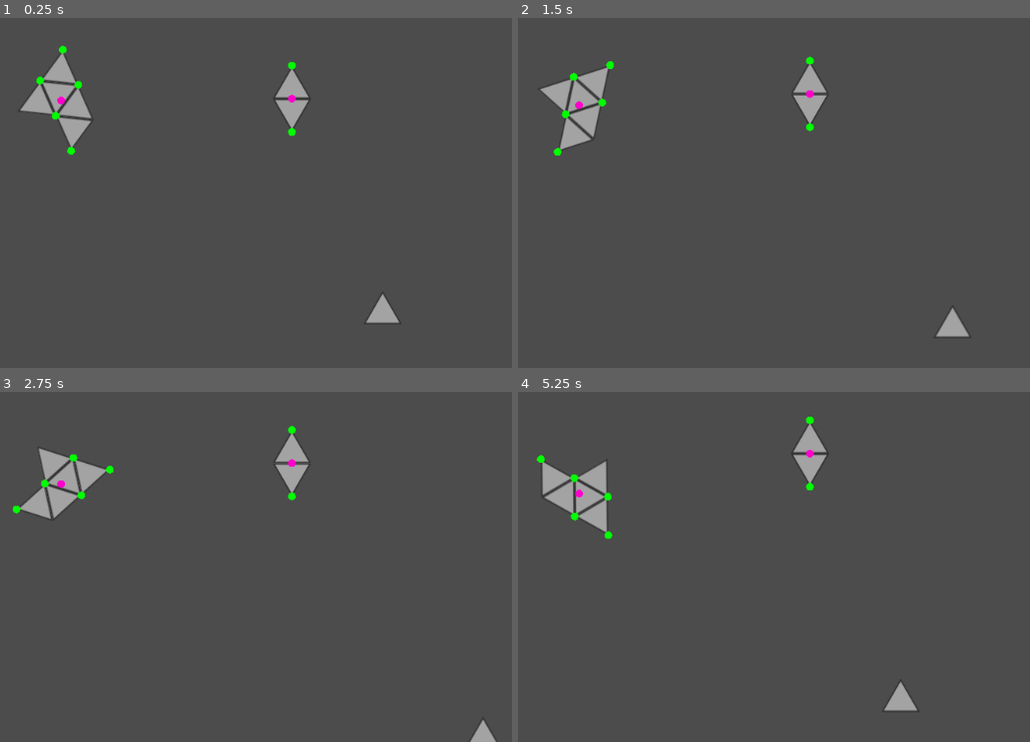
Above: before the commit, frames 1-4 (two rows, left to right).
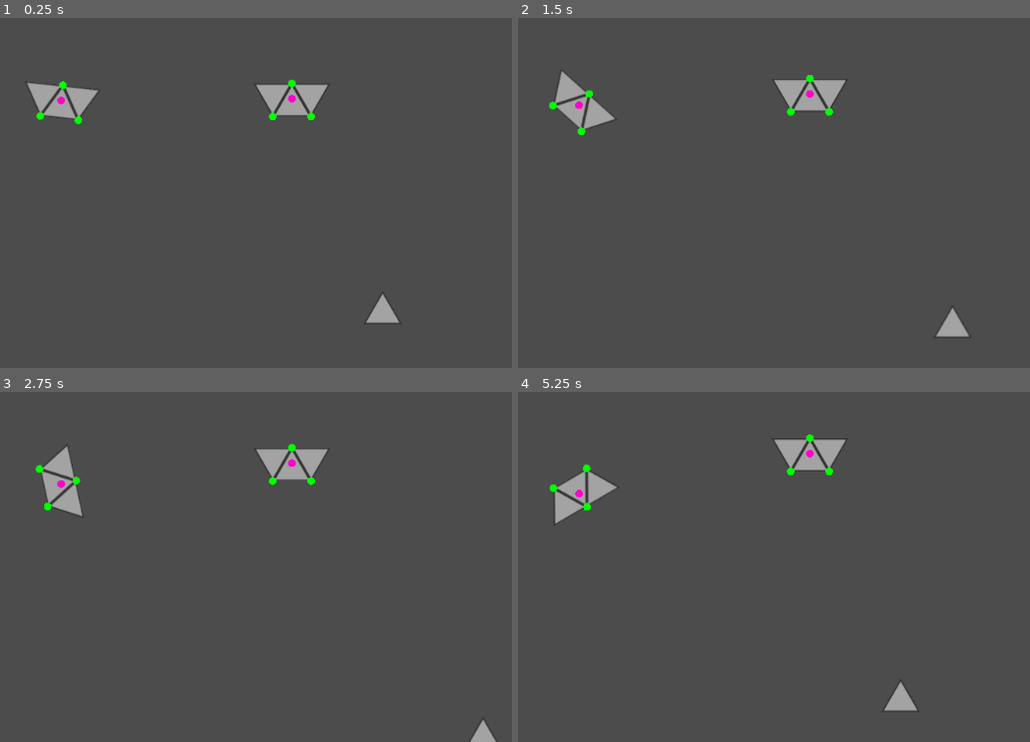
Above: after the commit, the same moments.

Repository: tristaaan/AsteroidGame
Game: Godot game, scene res://Gameplay.tscn
Two runs of this game, one before a commit and one after it. Both use one fixed random seed, a clock stepped at 60 frames per second and the inputs below.
Inputs (mouse positions are in pixels of both pictures, inside the frame that each line leads up to):
- Up to frame 1 (0.25 s): no input
- Up to frame 2 (1.5 s): tap Enter (ui_accept) at 0.5, 0.77 s; move the mouse to (outside the picture) at 0.52 s; hold Right (ui_right) 0.53-1.28 s; click (outside the picture) at 0.67 s; move the mouse to (738, 161) at 1.27 s; hold Down (ui_down) from 1.28 s (still down)
- Up to frame 3 (2.75 s): tap Enter (ui_accept) at 1.52 s; move the mouse to (455, 409) at 2.02 s; release Down (ui_down) at 2.03 s; hold Right (ui_right) from 2.03 s (still down)
- Up to frame 4 (5.25 s): move the mouse to (855, 605) at 2.77 s; release Right (ui_right) at 2.78 s; hold Up (ui_up) 2.78-3.53 s; click (855, 605) at 2.92 s; tap Enter (ui_accept) at 3.02, 3.77, 4.52 s; move the mouse to (outside the picture) at 3.52 s; hold Left (ui_left) 3.53-5.03 s; move the mouse to (661, 444) at 4.27 s; move the mouse to (937, 511) at 5.02 s; hold Down (ui_down) from 5.03 s (still down); click (937, 511) at 5.17 s

The runs differ from the first frame. In frame 1, 2.2% of the frame differs, in the area x 3-65%, y 7-40%; in frame 2, 2.2%; in frame 3, 2.2%; in frame 4, 2.3%, in the area x 3-65%, y 7-43%.

Commit message:
spawn two new asteroids if the old one breaks

Diff:
--- a/Asteroid.gd
+++ b/Asteroid.gd
@@ -26,7 +26,6 @@
 	$Triangle.disabled = true
 	$TriangleFlip.hide()
 	$TriangleFlip.disabled = true
-	init_grid()
 
 func _integrate_forces(state):
 	if reset:
@@ -48,6 +47,13 @@
 #		init_grid()
 #		update()
 #		draw_asteroid()
+
+func init(starter_graph):
+	graph = starter_graph
+	grid = empty_grid()
+	for k in graph.keys():
+		grid[k.x][k.y] = true
+		self.mass += 1
 
 func get_possible_directions(posX, posY):
 	var possible_dirs = []
@@ -73,14 +79,18 @@
 		possible_dirs.append(RIGHT)
 	return possible_dirs
 
-func init_grid():
-	grid = []
-	# init the grid with null
+func empty_grid():
+	var ret = []
 	for i in size:
 		var row = []
 		for j in size:
 			row.append(false)
-		grid.append(row)
+		ret.append(row)
+	return ret
+
+func init_grid():
+	# init the grid with false
+	grid = empty_grid()
 
 	# random walk the grid
 	var posX = randi() % size
@@ -191,6 +201,7 @@
 func hit_registered(array_coordinate):
 	var tri:Triangle = coord_map[array_coordinate]
 	var hit_coord = Vector2(array_coordinate.y, array_coordinate.x)
+	var global_hit_coord = tri.global_position
 	tri.set_strength(tri.get_strength() - 2)
 	if DEBUG:
 		print(hit_coord, ", strength: ", tri.get_strength())
@@ -216,7 +227,14 @@
 					components.append(get_component(n))
 
 				if not components[0].has(components[1][0]):
-					emit_signal("asteroid_break", components)
+					var	graphs = []
+					for coords in components:
+						var component_graph = {}
+						for coord in coords:
+							component_graph[coord] = graph[coord]
+						graphs.append(component_graph)
+					emit_signal("asteroid_break", graphs, global_hit_coord)
+					self.queue_free()
 			1:
 				graph.erase(hit_coord)
 			0:
--- a/AsteroidFactory.gd
+++ b/AsteroidFactory.gd
@@ -7,6 +7,8 @@
 
 func spawn(spawn_global_position, velocity = null, rot_velocity = null):
 	var instance = asteroid_scene.instance()
+	instance.init_grid()
+
 	# set velocity vector
 	if velocity == null:
 		instance.start_speed = Vector2(
@@ -28,5 +30,12 @@
 	add_child(instance)
 	instance.reset = true
 
-func asteroid_did_break(components):
+func asteroid_did_break(components, offset):
 	print("factory detect broken", components)
+	for c in components:
+		var instance = asteroid_scene.instance()
+		instance.init(c)
+		instance.start_pos = offset
+		instance.connect("asteroid_break", self, "asteroid_did_break")
+		add_child(instance)
+		instance.reset = true
